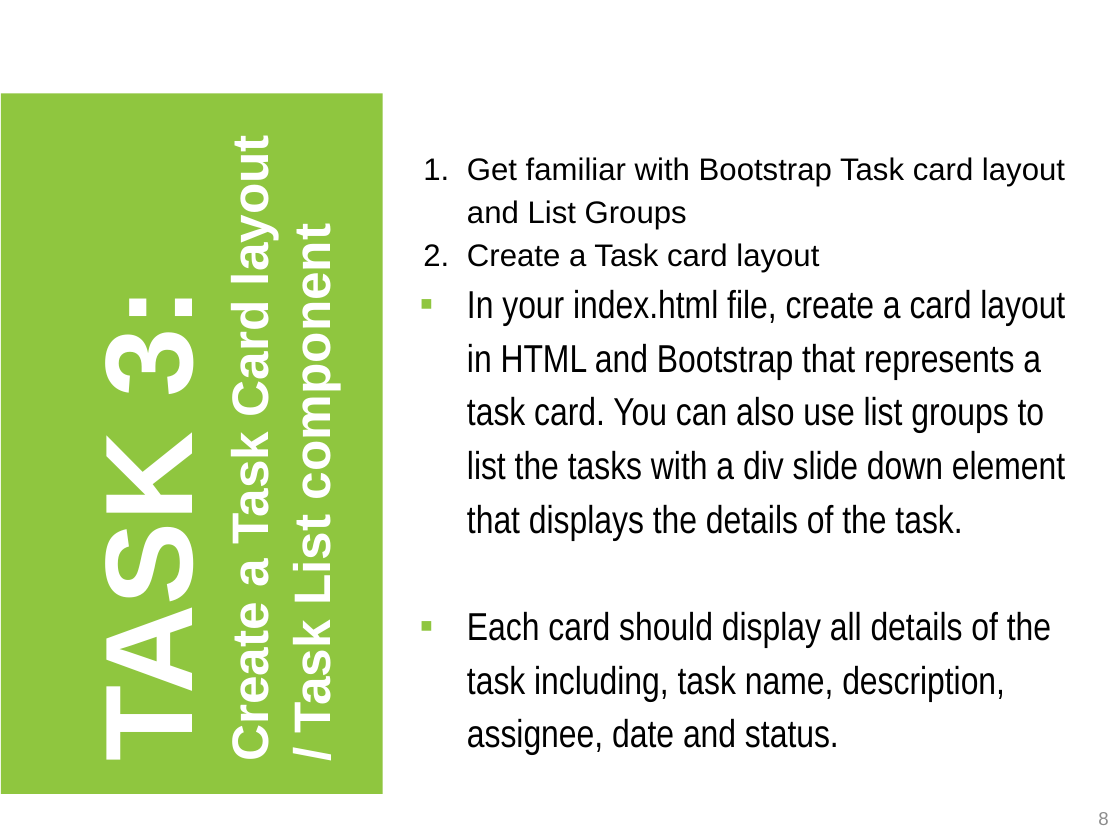
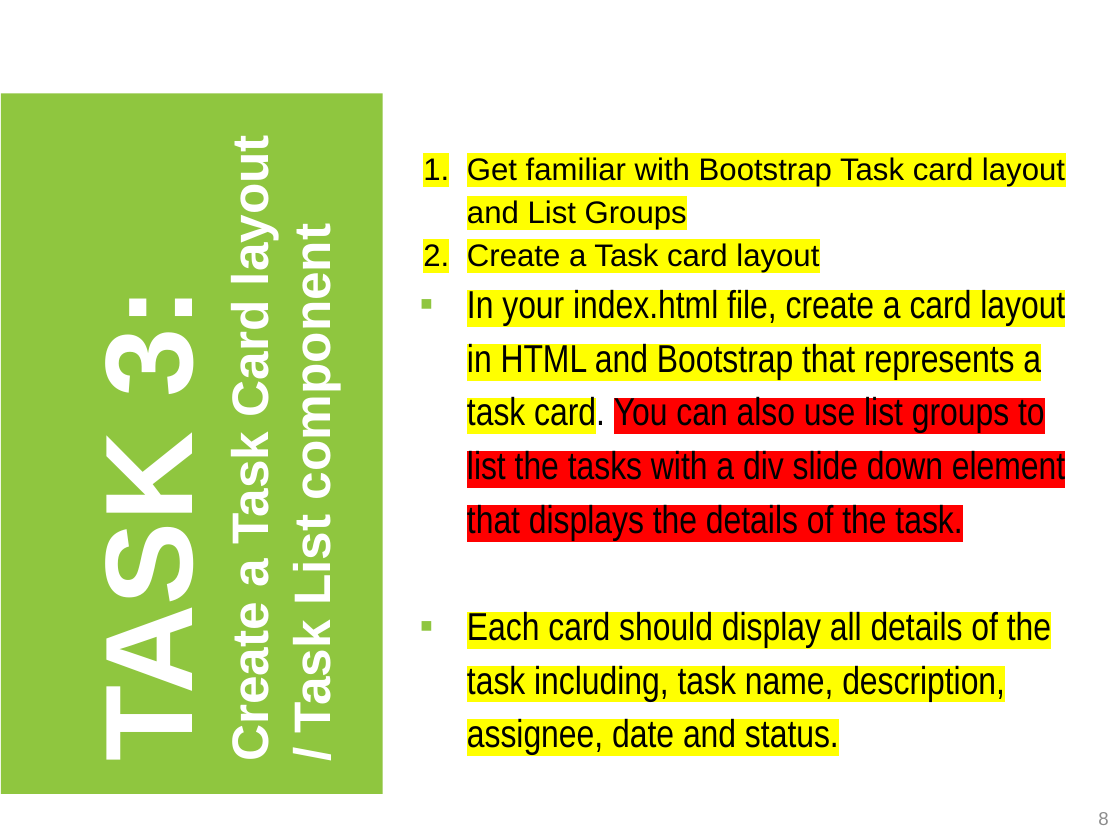
Before and after one commit to LiviaFResende/Task-List-Master, a slide deck: slide 8 of Sprint 1.pptx. Drawn at 1120x840 pixels with LibreOffice and Linux fonts; fonts in the diff are those of the drawing; background and template pictures are left out. Boxes give left, top, right and bottom in pixels: in the first picture for what was removed or moved away, otherwise in the second. Text is boxed around its words. In the diff, an @@ line names an element or a change of style, - is before the commit and + after.

```diff
--- a/Sprint 1.pptx
+++ b/Sprint 1.pptx
@@ text "Get familiar with Bootstrap Task ..." at (467, 157, 1065, 755): highlight none to #FFFF00 in "Get familiar with Bootstrap Task card layout ...", "Create a Task card layout", "In your index.html file, create a card ...", "Each card should display all details of ..."; highlight none to #FF0000 in "You can also use list groups to ..." @@
```
Also in this commit, not shown: 4 other slides changed, 3 other files.
